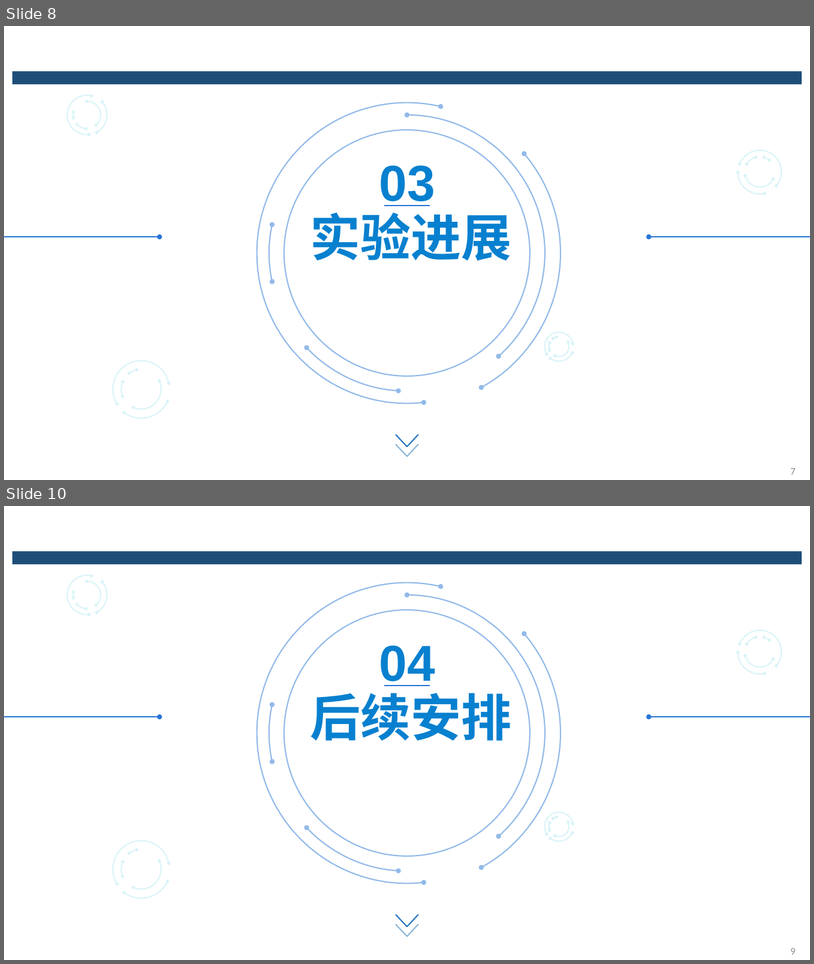
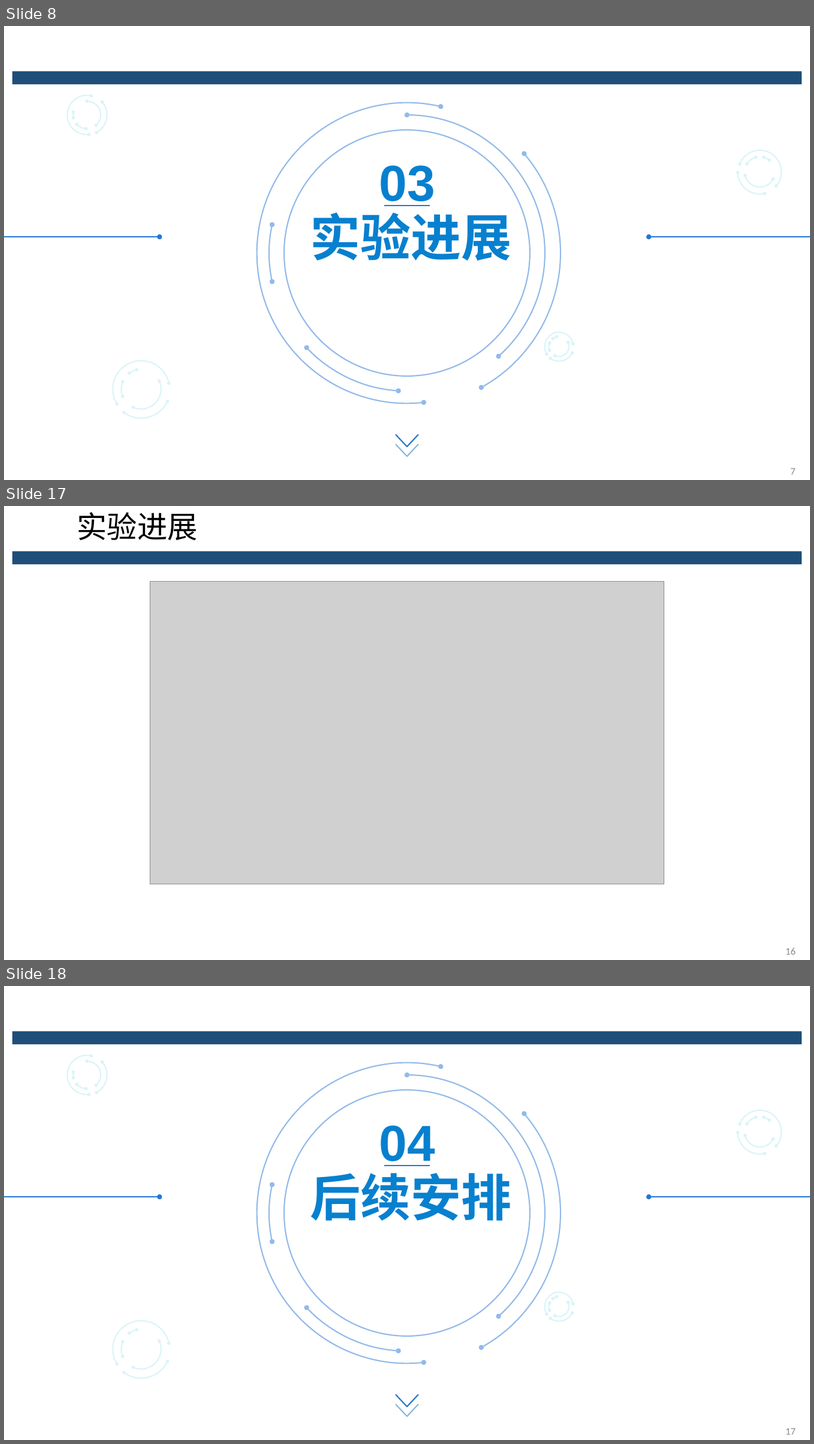
Before and after one commit to qcjjsyx/Graduation-Project, a slide deck: graduation-project/中期/中期答辩_黄渊.pptx. Shown one above the other, each under a label of ours: slides 8 and 10 before the commit, slides 8, 17 and 18 after it; the slides between them are not shown. The pictures are 814x964 and 814x1444 pixels, drawn with LibreOffice and Linux fonts; fonts in the diff are those of the drawing; grey boxes stand for pictures; background and template pictures are left out. Boxes give left, top, right and bottom in pixels: in the first picture for what was removed or moved away, otherwise in the second. Text is boxed around its words. In the diff, an @@ line names an element or a change of style, - is before the commit and + after.

```diff
--- a/graduation-project/中期/中期答辩_黄渊.pptx
+++ b/graduation-project/中期/中期答辩_黄渊.pptx
@@ slide 17 added at box(4, 506, 810, 960), background #FFFFFF; not listed: 1 template element that a slide beside it also shows @@
@@ title added at box(77, 512, 198, 540), 36 pt, text #000000 @@
+实验进展
@@ picture added at box(150, 582, 665, 884) @@
@@ page number added at box(786, 947, 796, 954), 12 pt, text #898989 @@
+16
@@ what was slide 10 is now slide 18 @@
@@ page number at box(786, 1428, 796, 1434): text changed @@
-9
+17
```
Also in this commit, not shown: 4 slides changed, 7 other slides added, 52 other files.
